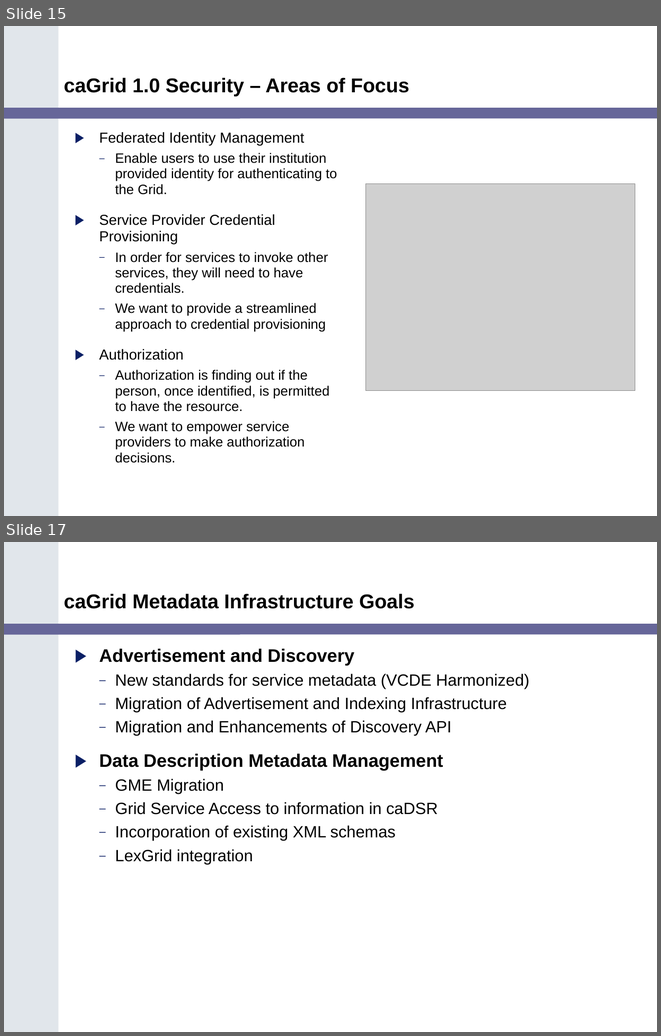
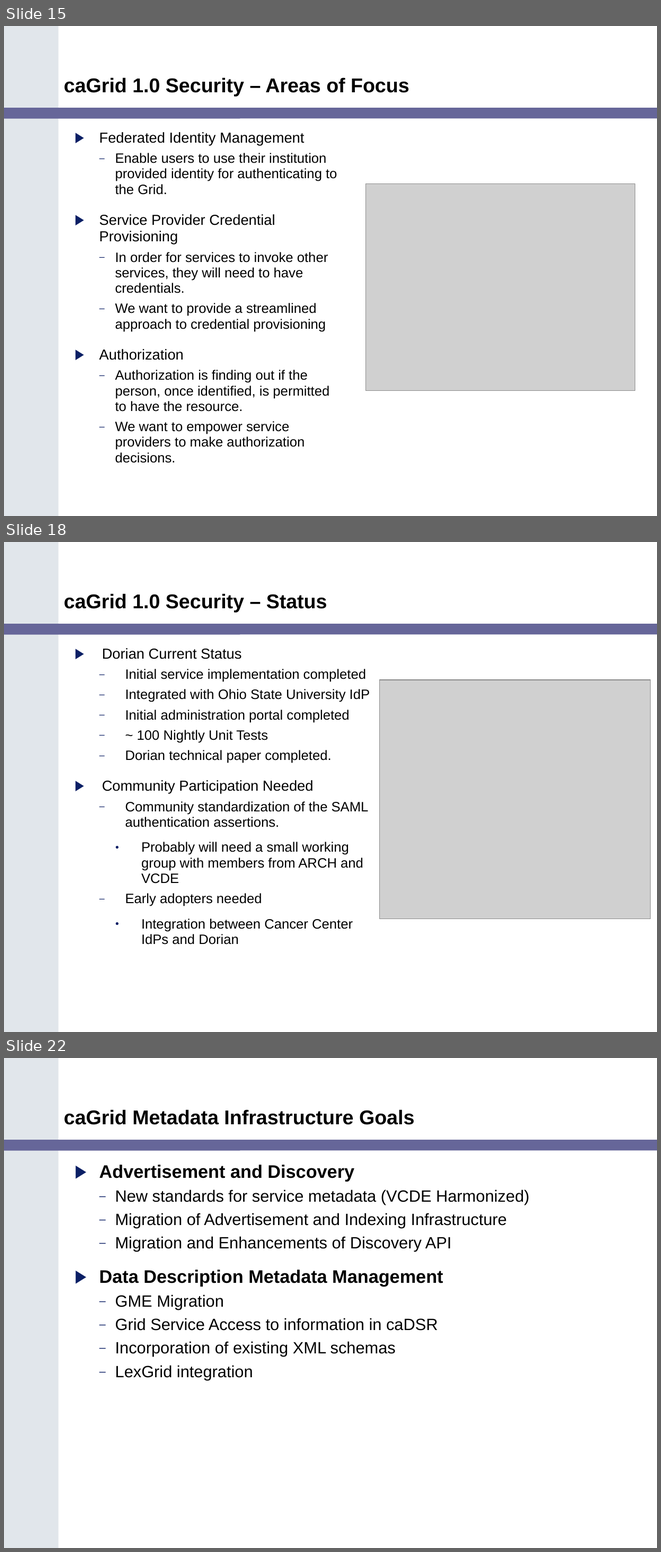
Before and after one commit to NCIP/cagrid-portal, a slide deck: cagrid-1-0/Documentation/presentations/200602_VCDE_ARCH/caGrid_Update_Arch_VCDE_Feb1.ppt. Shown one above the other, each under a label of ours: slides 15 and 17 before the commit, slides 15, 18 and 22 after it; the slides between them are not shown. The pictures are 661x1036 and 661x1552 pixels, drawn with LibreOffice and Linux fonts; fonts in the diff are those of the drawing; grey boxes stand for pictures; background and template pictures are left out. Boxes give left, top, right and bottom in pixels: in the first picture for what was removed or moved away, otherwise in the second. Text is boxed around its words. In the diff, an @@ line names an element or a change of style, - is before the commit and + after.

```diff
--- a/cagrid-1-0/Documentation/presentations/200602_VCDE_ARCH/caGrid_Update_Arch_VCDE_Feb1.ppt
+++ b/cagrid-1-0/Documentation/presentations/200602_VCDE_ARCH/caGrid_Update_Arch_VCDE_Feb1.ppt
@@ slide 18 added at [4,542,657,1032], background #FFFFFF; not listed: 2 template elements that a slide beside it also shows @@
@@ title added at [64,593,327,612], 22 pt, text #000000, bold @@
+caGrid 1.0 Security – Status
@@ text added at [102,648,370,944], 15 pt, text #000000 @@
+▶ Dorian Current Status
+  – Initial service implementation completed
+  – Integrated with Ohio State University IdP
+  – Initial administration portal completed
+  – ~ 100 Nightly Unit Tests
+  – Dorian technical paper completed.
+▶ Community Participation Needed
+  – Community standardization of the SAML authentication assertions.
+    • Probably will need a small working group with members from ARCH and VCDE
+  – Early adopters needed
+    • Integration between Cancer Center IdPs and Dorian
@@ picture added at [379,680,651,919] @@
@@ what was slide 17 is now slide 22 @@
```
Also in this commit, not shown: 1 slide changed, 4 other slides added.
